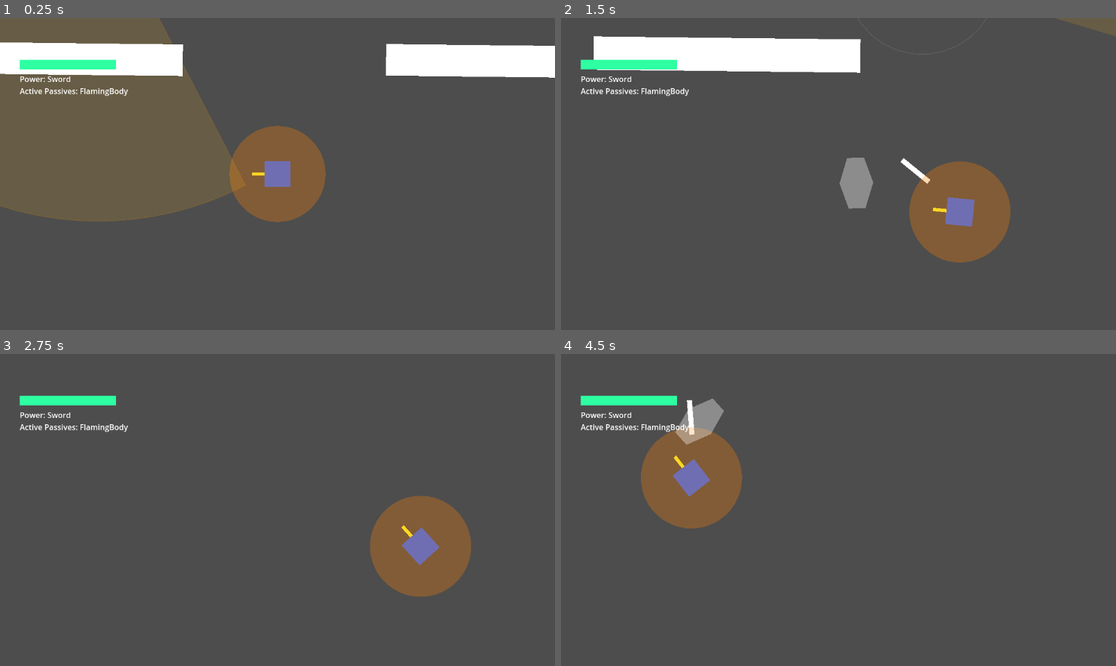
Above: before the commit, frames 1-4 (two rows, left to right).
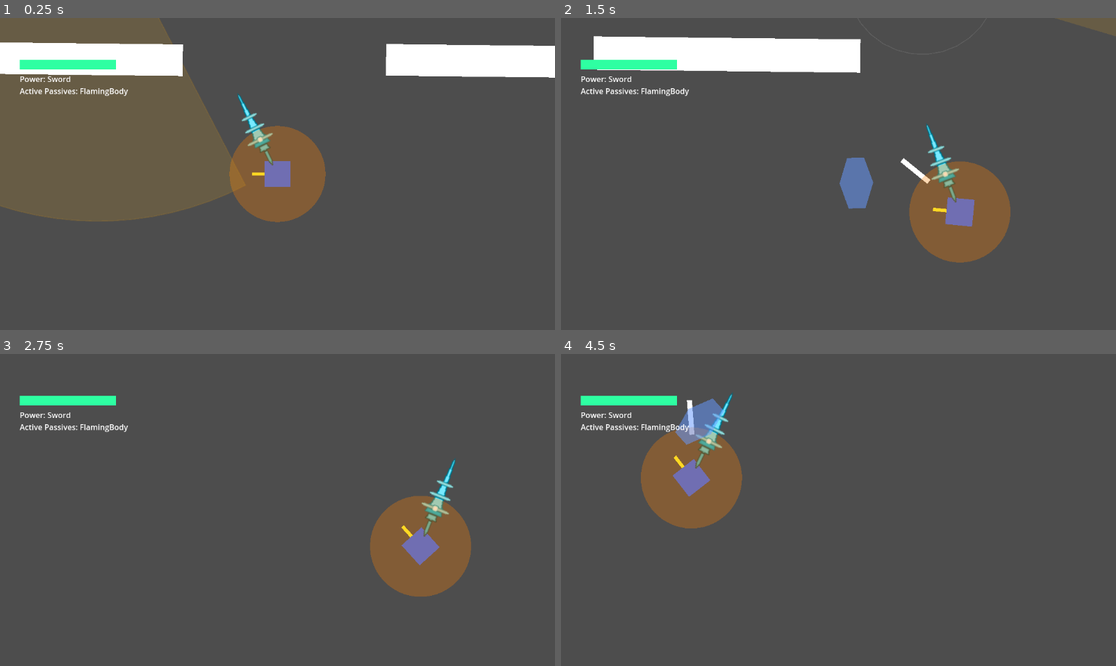
Above: after the commit, the same moments.

Repository: chimoochi/flash-fire
Game: Godot game, scene res://workspace.tscn
The game is run twice, just before and just after one commit, with the same random seed, the same clock (stepped at 60 frames per second) and the same inputs.
Inputs (mouse positions are in pixels of both pictures, inside the frame that each line leads up to):
- Up to frame 1 (0.25 s): no input
- Up to frame 2 (1.5 s): tap Enter at 0.5 s; move the mouse to (960, 158) at 0.52 s; hold D (MoveRight) 0.53-1.28 s; tap Shift (Dash) at 0.6 s; move the mouse to (727, 189) at 1.27 s; hold S (MoveDown) from 1.28 s (still down); tap Space (shoot) at 1.35 s
- Up to frame 3 (2.75 s): move the mouse to (333, 441) at 2.02 s; release S (MoveDown) at 2.03 s; hold D (MoveRight) from 2.03 s (still down); tap M at 2.1 s
- Up to frame 4 (4.5 s): move the mouse to (810, 572) at 2.77 s; release D (MoveRight) at 2.78 s; hold W (MoveUp) 2.78-3.53 s; tap E at 2.85 s; move the mouse to (1005, 556) at 3.52 s; hold A (MoveLeft) from 3.53 s (still down); tap Shift (Dash) at 3.6 s; move the mouse to (672, 463) at 4.27 s; tap Space (shoot) at 4.35 s

The runs differ from the first frame. In frame 1, 0.4% of the frame differs, in the area x 42-50%, y 24-48%; in frame 2, 1.2%, in the area x 50-72%, y 33-62%; in frame 3, 0.4%; in frame 4, 1.1%.

Commit message:
broken sword offsets

Diff:
--- a/GodotGame/enemy/enemy bad.gd
+++ b/GodotGame/enemy/enemy bad.gd
@@ -43,7 +43,7 @@
 
 var push_velocity: Vector2 = Vector2.ZERO
 
-var swing_melee: SwingMelee
+var swing_melee: WaterPopper
 var melee_pivot: Node2D
 var melee_visual: CollisionShape2D
 
@@ -92,7 +92,7 @@
 	melee_pivot.position = Vector2(16, 16)
 	melee_pivot.visible = false
 
-	swing_melee = SwingMelee.new()
+	swing_melee = WaterPopper.new()
 	add_child(swing_melee)
 
 func _setup_health_bar() -> void:
--- a/GodotGame/player/player.gd
+++ b/GodotGame/player/player.gd
@@ -30,7 +30,7 @@
 @onready var music_player: AudioStreamPlayer = $MusicPlayer
 
 var dash_service: DashService
-var swing_melee: SwingMelee
+var swing_melee: WaterPopper
 
 var equipped_power: Dictionary
 var last_power_time: int = 0
@@ -65,7 +65,7 @@
 
 func _ready() -> void:
 	add_to_group("Player")
-	swing_melee = SwingMelee.new()
+	swing_melee = WaterPopper.new()
 	add_child(swing_melee)
 
 	melee_pivot.visible = false
--- a/GodotGame/player/player.tscn
+++ b/GodotGame/player/player.tscn
@@ -1,8 +1,9 @@
-[gd_scene load_steps=5 format=3 uid="uid://bq3nv1n2jji1h"]
+[gd_scene load_steps=7 format=3 uid="uid://bq3nv1n2jji1h"]
 
 [ext_resource type="Script" uid="uid://c4af162fdb6yc" path="res://player/player.gd" id="1_player"]
 [ext_resource type="PackedScene" uid="uid://c6jlkk74smucx" path="res://player/health_bar.tscn" id="2_healthbar"]
-[ext_resource type="AudioStream" path="res://gameassets/music.mp3" id="3_music"]
+[ext_resource type="AudioStream" uid="uid://bxoil7vbca6q8" path="res://gameassets/music.mp3" id="3_music"]
+[ext_resource type="PackedScene" uid="uid://cmp4w04lim2bp" path="res://tidepopper.tscn" id="4_yw30f"]
 
 [sub_resource type="RectangleShape2D" id="RectangleShape2D_player"]
 size = Vector2(32, 32)
@@ -61,4 +62,7 @@
 [node name="MusicPlayer" type="AudioStreamPlayer" parent="."]
 stream = ExtResource("3_music")
 volume_db = -6.0
-bus = &"Master"
+
+[node name="Tidepopper" parent="." instance=ExtResource("4_yw30f")]
+position = Vector2(6, 7)
+rotation = 0.324631
--- a/GodotGame/scripts/attacks/swing_melee.gd
+++ /dev/null
@@ -1,182 +0,0 @@
-extends Node
-class_name SwingMelee # makes it global variable, so leik other scripts can acess. similar to _G. or getgenv()
-
-signal attack_finished
-
-var pivot: Node2D
-var visual: Node2D
-var owner_node: Node2D
-var is_player: bool = false
-
-var is_swinging: bool = false
-var hit_targets: Array = []
-
-var default_rotation: float = 0.0
-var default_vis_pos: Vector2 = Vector2.ZERO
-
-var current_damage: int = 0
-var current_knockback: float = 0.0
-
-func swing(caller: Node2D, damage: int, knockback: float, duration: float) -> void:
-	if is_swinging: return
-
-	owner_node = caller
-	current_damage = damage
-	current_knockback = knockback
-
-	is_player = owner_node.is_in_group("Player")
-	pivot = owner_node.get_node("MeleePivot")
-	visual = pivot.get_node("MeleeHitBox")
-
-	default_rotation = pivot.rotation
-	default_vis_pos = visual.position
-
-	is_swinging = true
-	hit_targets.clear()
-
-	var start_angle = deg_to_rad(45)
-	var end_angle = deg_to_rad(-45)
-	var start_dist = 10.0
-	var peak_dist = 50.0
-
-
-	pivot.visible = true
-	pivot.rotation = start_angle
-	visual.position.x = start_dist
-	visual.visible = true
-
-	var wind = WindSlashProjectile.new()
-	wind.owner_node = owner_node
-	wind.damage = current_damage
-	wind.push_force = current_knockback
-
-	var facing_dir = Vector2.RIGHT.rotated(owner_node.rotation)
-	wind.direction = facing_dir
-	wind.global_position = owner_node.global_position + (facing_dir * 20.0)
-	wind.rotation = owner_node.rotation
-
-	owner_node.get_tree().root.add_child(wind)
-
-	var tween = create_tween()
-	tween.tween_property(visual, "position:x", peak_dist, duration * 0.5).set_trans(Tween.TRANS_EXPO).set_ease(Tween.EASE_OUT)
-	tween.tween_property(pivot, "rotation", end_angle, duration).set_trans(Tween.TRANS_QUART).set_ease(Tween.EASE_OUT)
-
-	await tween.finished
-
-	var return_tween = create_tween()
-	return_tween.set_parallel(true)
-	return_tween.tween_property(pivot, "rotation", default_rotation, duration).set_trans(Tween.TRANS_QUART).set_ease(Tween.EASE_OUT)
-	return_tween.tween_property(visual, "position:x", default_vis_pos.x, duration).set_trans(Tween.TRANS_QUART).set_ease(Tween.EASE_OUT)
-
-	await return_tween.finished
-
-
-	visual.visible = false
-	pivot.visible = false
-
-	await get_tree().create_timer(0.1).timeout
-	is_swinging = false
-	attack_finished.emit()
-
-func _physics_process(_delta: float) -> void:
-	if is_swinging:
-		_check_hit()
-
-func _check_hit() -> void:
-	var space_state = owner_node.get_world_2d().direct_space_state
-	var query = PhysicsShapeQueryParameters2D.new()
-
-
-	if visual is CollisionShape2D:
-		query.shape = visual.shape
-	else:
-		if "shape" in visual:
-			query.shape = visual.shape
-		else:
-			return
-
-	query.transform = visual.global_transform
-	query.collide_with_areas = true
-	query.collide_with_bodies = true
-	query.exclude = [owner_node.get_rid()]
-
-	var result = space_state.intersect_shape(query)
-	for data in result:
-		var collider = data["collider"]
-
-		if hit_targets.has(collider):
-			continue
-
-		if is_player:
-			if collider.is_in_group("Enemy") and collider.has_method("take_damage"):
-				collider.take_damage(current_damage, owner_node.global_position, owner_node if is_instance_valid(owner_node) else null)
-				KnockbackService.apply_knockback(owner_node, collider, current_knockback)
-				hit_targets.append(collider)
-				CameraService.shake(0.1)
-		else:
-			if collider.is_in_group("Player"):
-				if collider.has_method("take_damage"):
-					collider.take_damage(current_damage, owner_node.global_position, owner_node if is_instance_valid(owner_node) else null)
-				KnockbackService.apply_knockback(owner_node, collider, current_knockback)
-				hit_targets.append(collider)
-				CameraService.shake(0.1)
-
-func chargedattack(charge_duration, begincharge, endcharge):
-	pass
-
-class WindSlashProjectile extends Area2D:
-	var speed := 600.0
-	var lifetime := 0.6
-	var direction := Vector2.RIGHT
-	var damage := 10
-	var push_force := 500.0
-	var owner_node: Node2D = null
-
-	var hit_targets: Array = []
-	var _timer := 0.0
-
-	func _ready() -> void:
-		var shape = RectangleShape2D.new()
-		shape.size = Vector2(40, 60)
-		var collision = CollisionShape2D.new()
-		collision.shape = shape
-		add_child(collision)
-
-		var visual = Polygon2D.new()
-		visual.color = Color(1.0, 1.0, 1.0, 0.4)
-		visual.polygon = PackedVector2Array([
-			Vector2(20, 0), Vector2(10, -30), Vector2(-10, -30),
-			Vector2(-20, 0), Vector2(-10, 30), Vector2(10, 30)
-		])
-		add_child(visual)
-
-		collision_layer = 0
-		collision_mask = 6
-
-		var tween = create_tween()
-		tween.tween_property(self, "modulate:a", 0.0, lifetime).set_trans(Tween.TRANS_SINE)
-
-	func _physics_process(delta: float) -> void:
-		_timer += delta
-		if _timer >= lifetime:
-			queue_free()
-			return
-
-		position += direction * speed * delta
-
-		var bodies = get_overlapping_bodies()
-		for body in bodies:
-			if body == self or body == owner_node: continue
-			if hit_targets.has(body): continue
-
-			if is_instance_valid(owner_node):
-				if owner_node.is_in_group("Player") and body.is_in_group("Player"): continue
-				if owner_node.is_in_group("Enemy") and body.is_in_group("Enemy"): continue
-
-			hit_targets.append(body)
-			if body.has_method("take_damage"):
-				body.take_damage(damage, global_position, owner_node if is_instance_valid(owner_node) else null)
-			if body.has_method("push"):
-				body.push(direction * push_force)
-			elif owner_node and owner_node is Node2D and body is Node2D:
-				KnockbackService.apply_knockback(owner_node, body, push_force)
--- /dev/null
+++ b/GodotGame/scripts/attacks/waterpopper.gd
@@ -0,0 +1,114 @@
+extends Node
+class_name WaterPopper
+
+signal attack_finished
+
+var is_swinging: bool = false
+var _swing_instance: Node = null
+
+func swing(caller: Node2D, damage: int, knockback: float, duration: float) -> void:
+	if is_swinging: return
+
+	is_swinging = true
+
+	var pivot = caller.get_node("MeleePivot")
+	var visual = pivot.get_node("MeleeHitBox")
+
+	# Use the generic service for the swing motion and melee hit detection
+	_swing_instance = SwingMeleeService.swing(
+		caller,
+		pivot,
+		visual,
+		damage,
+		knockback,
+		duration,
+		90.0, # angle range (approx 45 to -45 degrees)
+		10.0, # start dist
+		50.0, # peak dist
+		0.1   # shake amount
+	)
+
+	# Spawn the specific projectile for this weapon
+	_spawn_projectile(caller, damage, knockback)
+
+	if _swing_instance:
+		await _swing_instance.finished
+		_swing_instance = null
+
+	# Small cooldown or cleanup buffer as in original script
+	await get_tree().create_timer(0.1).timeout
+
+	is_swinging = false
+	attack_finished.emit()
+
+func _spawn_projectile(caller: Node2D, damage: int, knockback: float) -> void:
+	var projectile = WaterSlashProjectile.new()
+	projectile.owner_node = caller
+	projectile.damage = damage
+	projectile.push_force = knockback
+
+	var facing_dir = Vector2.RIGHT.rotated(caller.rotation)
+	projectile.direction = facing_dir
+	projectile.global_position = caller.global_position + (facing_dir * 20.0)
+	projectile.rotation = caller.rotation
+
+	caller.get_tree().root.add_child(projectile)
+
+class WaterSlashProjectile extends Area2D:
+	var speed := 600.0
+	var lifetime := 0.6
+	var direction := Vector2.RIGHT
+	var damage := 10
+	var push_force := 500.0
+	var owner_node: Node2D = null
+
+	var hit_targets: Array = []
+	var _timer := 0.0
+
+	func _ready() -> void:
+		var shape = RectangleShape2D.new()
+		shape.size = Vector2(40, 60)
+		var collision = CollisionShape2D.new()
+		collision.shape = shape
+		add_child(collision)
+
+		var visual = Polygon2D.new()
+		visual.color = Color(0.4, 0.6, 1.0, 0.6) # Water-like color
+		visual.polygon = PackedVector2Array([
+			Vector2(20, 0), Vector2(10, -30), Vector2(-10, -30),
+			Vector2(-20, 0), Vector2(-10, 30), Vector2(10, 30)
+		])
+		add_child(visual)
+
+		collision_layer = 0
+		collision_mask = 6 # Player(2) + Enemy(4) usually
+
+		var tween = create_tween()
+		tween.tween_property(self, "modulate:a", 0.0, lifetime).set_trans(Tween.TRANS_SINE)
+
+	func _physics_process(delta: float) -> void:
+		_timer += delta
+		if _timer >= lifetime:
+			queue_free()
+			return
+
+		position += direction * speed * delta
+
+		var bodies = get_overlapping_bodies()
+		for body in bodies:
+			if body == self or body == owner_node: continue
+			if hit_targets.has(body): continue
+
+			if is_instance_valid(owner_node):
+				if owner_node.is_in_group("Player") and body.is_in_group("Player"): continue
+				if owner_node.is_in_group("Enemy") and body.is_in_group("Enemy"): continue
+
+			hit_targets.append(body)
+			if body.has_method("take_damage"):
+				body.take_damage(damage, global_position, owner_node if is_instance_valid(owner_node) else null)
+
+			# Use KnockbackService like original
+			if is_instance_valid(owner_node) and is_instance_valid(body):
+				KnockbackService.apply_knockback(owner_node, body, push_force)
+			elif body.has_method("push"):
+				body.push(direction * push_force)
--- /dev/null
+++ b/GodotGame/scripts/services/SwingMeleeService.gd
@@ -0,0 +1,157 @@
+class_name SwingMeleeService
+
+## Starts a melee swing attack.
+## Returns the SwingInstance node that manages the attack, or null if invalid.
+## The caller is responsible for ensuring the pivot and visual nodes are valid.
+static func swing(
+	owner_node: Node2D,
+	pivot: Node2D,
+	visual: Node2D,
+	damage: int,
+	knockback_force: float,
+	duration: float = 0.4,
+	angle_range_deg: float = 90.0,
+	start_dist: float = 10.0,
+	peak_dist: float = 50.0,
+	shake_amount: float = 0.1
+) -> SwingInstance:
+
+	if not is_instance_valid(owner_node) or not is_instance_valid(pivot) or not is_instance_valid(visual):
+		return null
+
+	var instance = SwingInstance.new()
+	instance.owner_node = owner_node
+	instance.pivot = pivot
+	instance.visual = visual
+	instance.damage = damage
+	instance.knockback_force = knockback_force
+	instance.duration = duration
+	instance.angle_range_deg = angle_range_deg
+	instance.start_dist = start_dist
+	instance.peak_dist = peak_dist
+	instance.shake_amount = shake_amount
+
+	owner_node.add_child(instance)
+	return instance
+
+class SwingInstance extends Node:
+	signal hit(target: Node2D)
+	signal finished
+
+	var owner_node: Node2D
+	var pivot: Node2D
+	var visual: Node2D
+
+	var damage: int
+	var knockback_force: float
+	var duration: float
+	var angle_range_deg: float
+	var start_dist: float
+	var peak_dist: float
+	var shake_amount: float
+
+	var _is_swinging: bool = false
+	var _hit_targets: Array = []
+	var _default_rotation: float
+	var _default_vis_pos: Vector2
+
+	func _ready() -> void:
+		_start_swing()
+
+	func _start_swing() -> void:
+		_default_rotation = pivot.rotation
+		_default_vis_pos = visual.position
+
+		_hit_targets.clear()
+		_is_swinging = true
+
+		var half_angle = deg_to_rad(angle_range_deg / 2.0)
+		var start_angle = half_angle
+		var end_angle = -half_angle
+
+		pivot.visible = true
+		pivot.rotation = start_angle
+		visual.position.x = start_dist
+		visual.visible = true
+
+		var tween = create_tween()
+		tween.tween_property(visual, "position:x", peak_dist, duration * 0.5).set_trans(Tween.TRANS_EXPO).set_ease(Tween.EASE_OUT)
+		tween.tween_property(pivot, "rotation", end_angle, duration).set_trans(Tween.TRANS_QUART).set_ease(Tween.EASE_OUT)
+
+		await tween.finished
+
+		var return_tween = create_tween()
+		return_tween.set_parallel(true)
+		return_tween.tween_property(pivot, "rotation", _default_rotation, duration).set_trans(Tween.TRANS_QUART).set_ease(Tween.EASE_OUT)
+		return_tween.tween_property(visual, "position:x", _default_vis_pos.x, duration).set_trans(Tween.TRANS_QUART).set_ease(Tween.EASE_OUT)
+
+		await return_tween.finished
+
+		visual.visible = false
+		pivot.visible = false
+
+		_is_swinging = false
+		finished.emit()
+		queue_free()
+
+	func _physics_process(_delta: float) -> void:
+		if _is_swinging:
+			_check_hit()
+
+	func _check_hit() -> void:
+		if not is_instance_valid(owner_node) or not is_instance_valid(visual):
+			return
+
+		var space_state = owner_node.get_world_2d().direct_space_state
+		var query = PhysicsShapeQueryParameters2D.new()
+
+		if visual is CollisionShape2D:
+			query.shape = visual.shape
+		elif visual is Area2D:
+			# Area2D doesn't have a single 'shape' property, we'd need to iterate children
+			# For now, let's assume visual has a shape or is a shape.
+			# The original code handled "shape in visual".
+			for child in visual.get_children():
+				if child is CollisionShape2D:
+					query.shape = child.shape
+					break
+		elif "shape" in visual:
+			query.shape = visual.shape
+
+		if not query.shape:
+			return
+
+		query.transform = visual.global_transform
+		query.collide_with_areas = true
+		query.collide_with_bodies = true
+		query.exclude = [owner_node.get_rid()]
+
+		var result = space_state.intersect_shape(query)
+		for data in result:
+			var collider = data["collider"]
+
+			if collider in _hit_targets:
+				continue
+
+			var valid_hit = false
+
+			if owner_node.is_in_group("Player"):
+				if collider.is_in_group("Enemy"):
+					valid_hit = true
+			elif owner_node.is_in_group("Enemy"):
+				if collider.is_in_group("Player"):
+					valid_hit = true
+
+			if valid_hit:
+				_apply_hit(collider)
+				_hit_targets.append(collider)
+				hit.emit(collider)
+
+	func _apply_hit(target: Node2D) -> void:
+		if target.has_method("take_damage"):
+			target.take_damage(damage, owner_node.global_position, owner_node)
+
+		KnockbackService.apply_knockback(owner_node, target, knockback_force)
+
+		if shake_amount > 0:
+			CameraService.shake(shake_amount)
--- /dev/null
+++ b/GodotGame/tidepopper.gd
@@ -0,0 +1 @@
+extends Node2D
--- /dev/null
+++ b/GodotGame/tidepopper.tscn
@@ -0,0 +1,15 @@
+[gd_scene load_steps=3 format=3 uid="uid://cmp4w04lim2bp"]
+
+[ext_resource type="Script" uid="uid://o7k3pjxnml5p" path="res://scripts/attacks/waterpopper.gd" id="1_u2odo"]
+[ext_resource type="Texture2D" uid="uid://bkjs1jiunxaav" path="res://gameassets/tidepopper (1).png" id="2_8co81"]
+
+[node name="Tidepopper" type="Node2D"]
+script = ExtResource("1_u2odo")
+
+[node name="TextureRect" type="TextureRect" parent="."]
+offset_left = 85.0
+offset_top = -8.0
+offset_right = 181.0
+offset_bottom = 88.0
+rotation = 1.576212
+texture = ExtResource("2_8co81")
Binary file added: GodotGame/gameassets/tidepopper (1).png
Not shown, added: GodotGame/gameassets/tidepopper (1).png.import
Not shown, removed: GodotGame/scripts/attacks/swing_melee.gd.uid
Not shown, added: GodotGame/scripts/attacks/waterpopper.gd.uid
Not shown, added: GodotGame/scripts/services/SwingMeleeService.gd.uid
Not shown, added: GodotGame/tidepopper.gd.uid
Not shown, added: GodotGame/gameassets/.DS_Store
